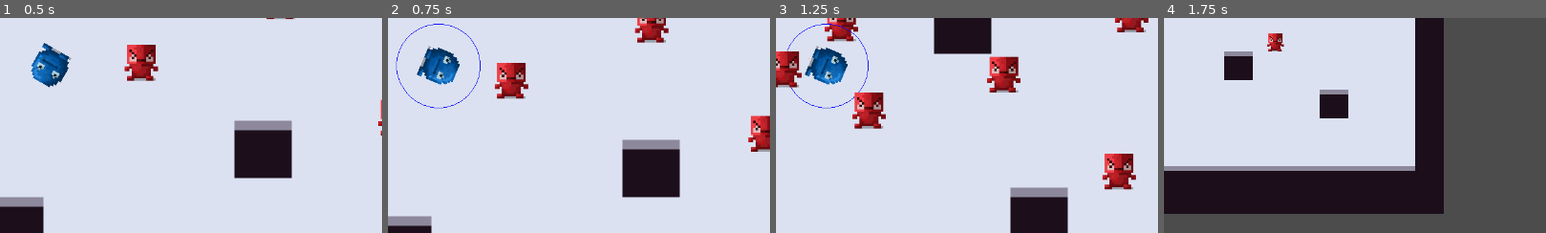
Above: before the commit, frames 1-4 (left to right).
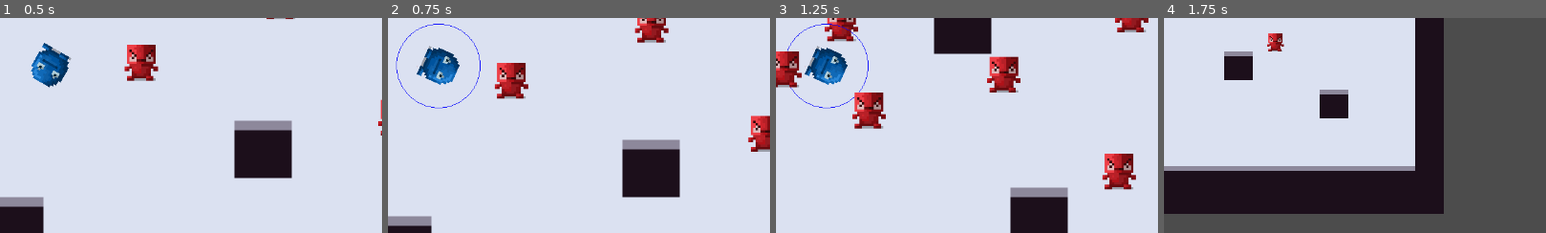
Above: after the commit, the same moments.

Repository: CertifiedIdiots/Bomber
Game: Godot game, scene res://Levels/Main.tscn
The game is run twice, just before and just after one commit, with the same random seed, the same clock (stepped at 60 frames per second) and the same inputs.
Inputs (mouse positions are % of the whole screen's width and height, from its top left):
- Up to frame 1 (0.5 s): no input
- Up to frame 2 (0.75 s): move the mouse to (45, 70) at 0.52 s; hold W (move_up) from 0.53 s (still down); hold Right mouse button (shield) from 0.53 s (still down)
- Up to frame 3 (1.25 s): keep holding W (move_up); keep holding Right mouse button (shield)
- Up to frame 4 (1.75 s): keep holding W (move_up); move the mouse to (80, 65) at 1.27 s; release Right mouse button (shield) at 1.28 s; click (80, 65) at 1.35 s; right-click (80, 65) at 1.55 s
The pictures show only the part of the screen within x 43-93%, y 39-89%; the shares and areas given below are measured in that part.

Frame 1 is identical in both runs. In frame 2, 0.2% of the frame differs, in the area x 2-24%, y 3-43%; in frame 3, 0.2%; in frame 4, nothing differs.

Commit message:
Short pause when placing

Diff:
--- a/Scripts/PlayerController.gd
+++ b/Scripts/PlayerController.gd
@@ -15,6 +15,7 @@
 func _process(delta):
 	processBomb(delta)
 	processShield()
+	look_at(get_global_mouse_position())
 
 func processBomb(delta):
 	var charging = Input.is_action_pressed("charge_bomb")
@@ -32,6 +33,7 @@
 		get_parent().add_child(bomb)
 		print("Bomb placed!")
 		bomb_ready = false
+		stunned = 0.3
 
 func processShield():
 	if Input.is_action_pressed("shield"):
@@ -40,8 +42,10 @@
 		get_node("Shield").toggle(false)
 
 func _physics_process(delta):
-	velocity = Input.get_vector("move_left", "move_right", "move_up", "move_down") * move_speed
-	if Input.is_action_pressed("shield"):
-		velocity /= 2
+	if stunned:
+		velocity = Vector2.ZERO
+	else:
+		velocity = Input.get_vector("move_left", "move_right", "move_up", "move_down") * move_speed
+		if Input.is_action_pressed("shield"):
+			velocity /= 2
 	velocity = move_and_slide(velocity)
-	look_at(get_global_mouse_position())
